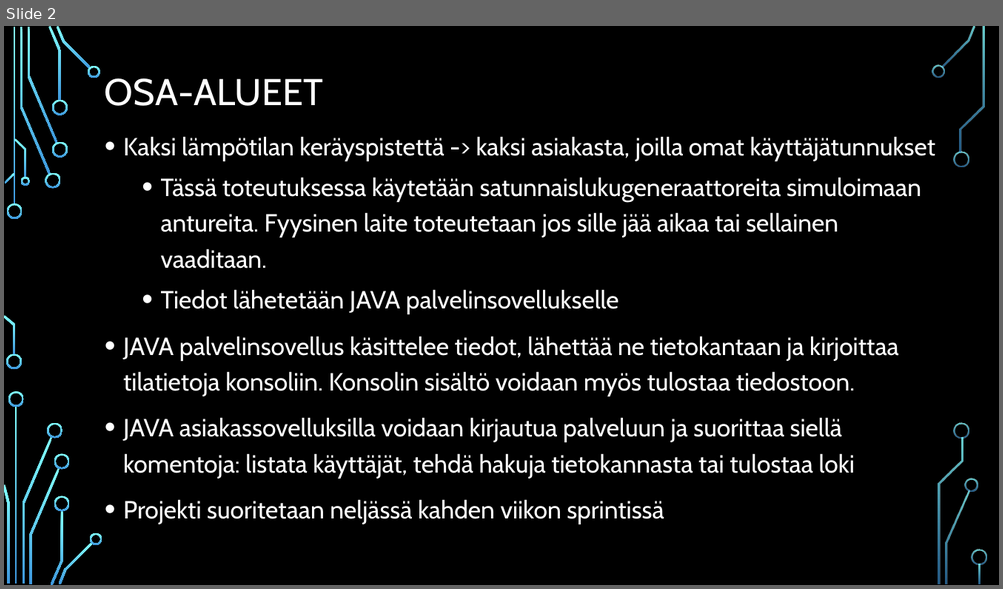
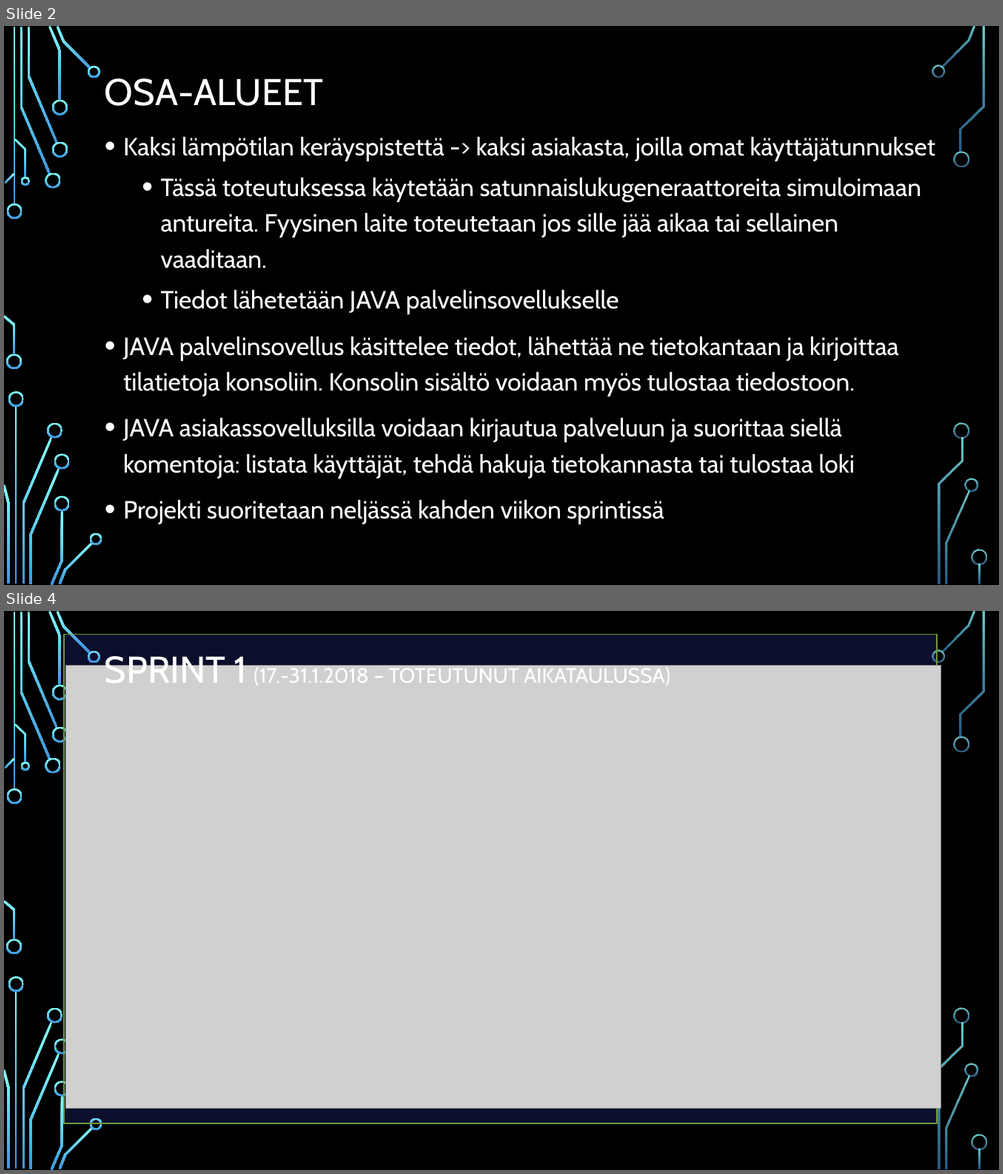
Before and after one commit to tempsens/java, a slide deck: java/DOCS/Ryhmä 9 - Lämpötilaseuranta v4.pptx. Shown one above the other, each under a label of ours: slide 2 before the commit, slides 2 and 4 after it; the slides between them are not shown. The pictures are 1003x589 and 1003x1174 pixels, drawn with LibreOffice and Linux fonts; fonts in the diff are those of the drawing; grey boxes stand for pictures; background and template pictures are left out. Boxes give left, top, right and bottom in pixels: in the first picture for what was removed or moved away, otherwise in the second. Text is boxed around its words. In the diff, an @@ line names an element or a change of style, - is before the commit and + after.

```diff
--- a/java/DOCS/Ryhmä 9 - Lämpötilaseuranta v4.pptx
+++ b/java/DOCS/Ryhmä 9 - Lämpötilaseuranta v4.pptx
@@ slide 4 added at [4, 611, 999, 1170], background picture (left out); not listed: 36 template elements that a slide beside it also shows @@
@@ rectangle added at [64, 634, 936, 1124], fill #3C4FDE at 20% opacity, outline #729838 1.25 pt @@
@@ text added at [105, 652, 670, 685], 20 pt, text #FFFFFF @@
+SPRINT 1 (17.-31.1.2018 – TOTEUTUNUT AIKATAULUSSA)
@@ picture added at [66, 666, 940, 1109] @@
```
Also in this commit, not shown: 4 slides changed, 2 other slides added, 39 other files.
